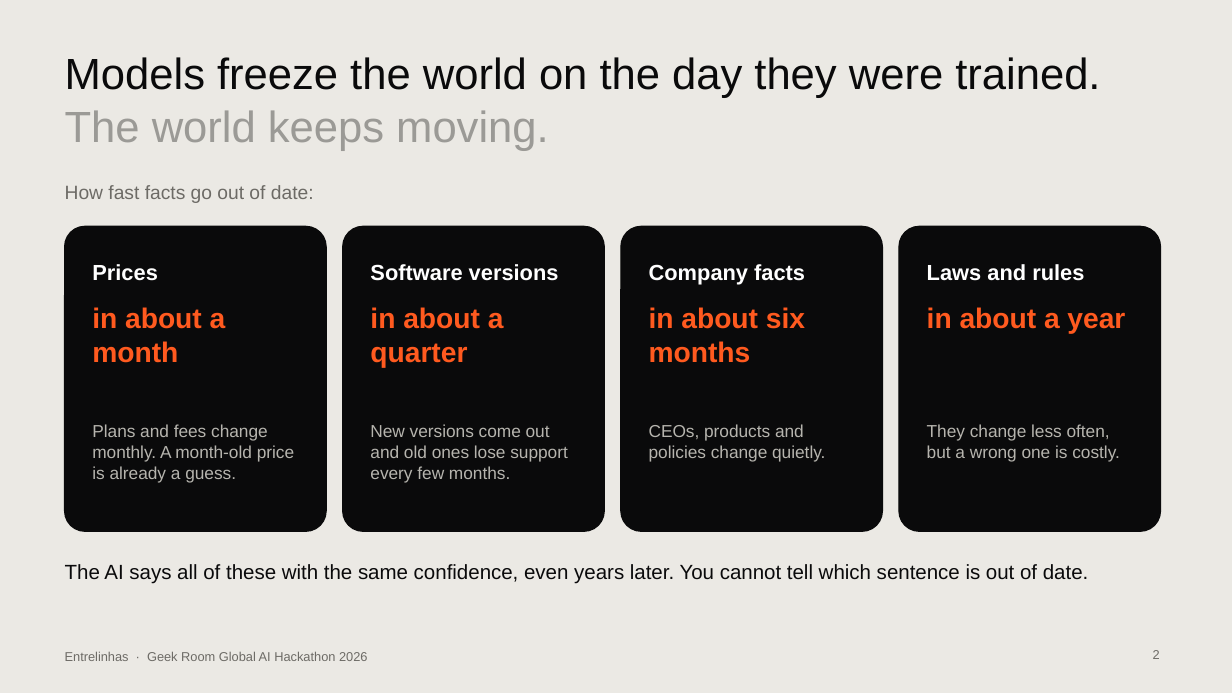
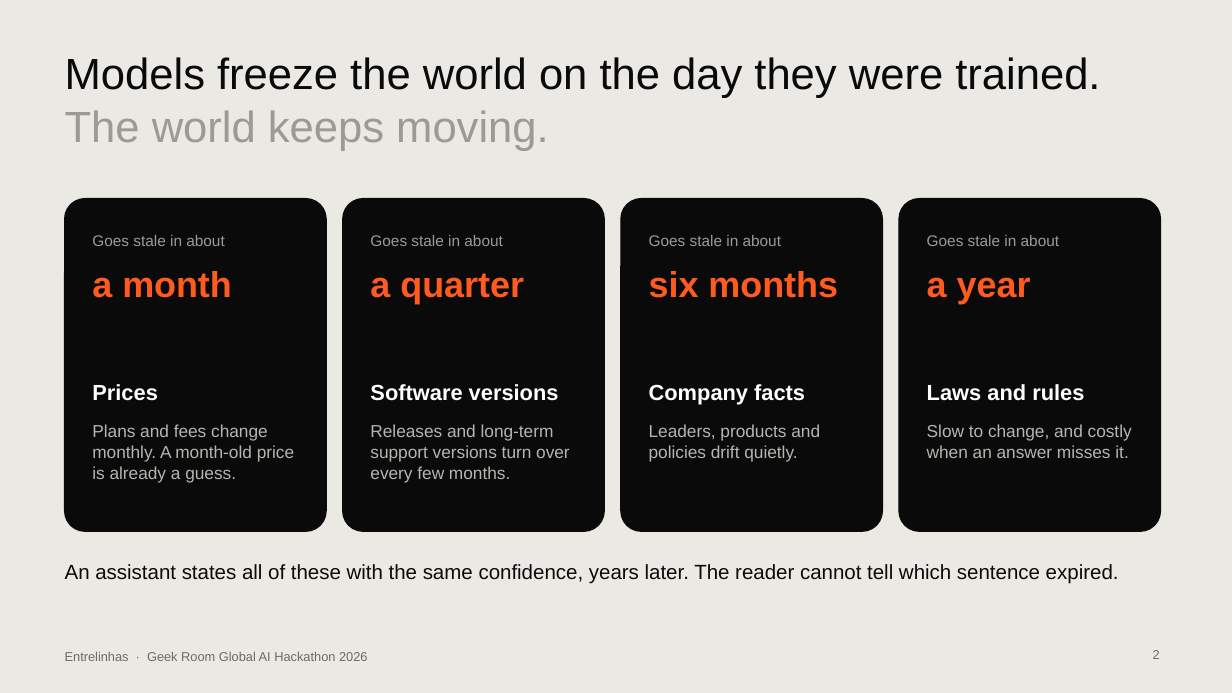
Before and after one commit to contatoalicecandido-lab/entrelinhas, a slide deck: slide 2 of submission/Entrelinhas_Pitch_Deck.pptx. Drawn at 1232x693 pixels with LibreOffice and Linux fonts; fonts in the diff are those of the drawing. Boxes give left, top, right and bottom in pixels: in the first picture for what was removed or moved away, otherwise in the second. Text is boxed around its words. In the diff, an @@ line names an element or a change of style, - is before the commit and + after.

```diff
--- a/submission/Entrelinhas_Pitch_Deck.pptx
+++ b/submission/Entrelinhas_Pitch_Deck.pptx
@@ rounded rectangle: place and size @@
-rounded rectangle at <box>65,226,326,531</box>
+rounded rectangle at <box>65,199,326,531</box>
@@ text removed at <box>65,185,314,203</box> @@
-How fast facts go out of date:
@@ rounded rectangle: place and size @@
-rounded rectangle at <box>343,226,604,531</box>
+rounded rectangle at <box>343,199,604,531</box>
@@ rounded rectangle: place and size @@
-rounded rectangle at <box>621,226,883,531</box>
+rounded rectangle at <box>621,199,883,531</box>
@@ rounded rectangle: place and size @@
-rounded rectangle at <box>899,226,1161,531</box>
+rounded rectangle at <box>899,199,1161,531</box>
@@ text added at <box>92,235,224,246</box>, 12 pt, text #9B9A96 @@
+Goes stale in about
@@ text added at <box>370,235,502,246</box>, 12 pt, text #9B9A96 @@
+Goes stale in about
@@ text at <box>649,235,781,246</box>: text changed; size 22 to 12 pt; text colour #FF5A1F to #9B9A96; bold off @@
-in about six months
+Goes stale in about
@@ text added at <box>927,235,1059,246</box>, 12 pt, text #9B9A96 @@
+Goes stale in about
@@ text at <box>92,271,232,298</box>: text changed; size 22 to 28 pt @@
-in about a month
+a month
@@ text at <box>370,273,524,304</box>: text changed; size 22 to 28 pt @@
-in about a quarter
+a quarter
@@ text added at <box>649,271,838,298</box>, 28 pt, text #FF5A1F, bold @@
+six months
@@ text at <box>927,277,1031,304</box>: text changed; size 22 to 28 pt @@
-in about a year
+a year
@@ 4 texts: place and size @@
-4 texts at <box>92,264,1084,285</box>
+4 texts at <box>92,384,1084,405</box>
@@ text at <box>370,424,570,483</box>: text changed @@
-New versions come out and old ones lose support every few months.
+Releases and long-term support versions turn over every few months.
@@ text at <box>649,424,820,462</box>: text changed @@
-CEOs, products and policies change quietly.
+Leaders, products and policies drift quietly.
@@ text at <box>927,424,1132,458</box>: text changed @@
-They change less often, but a wrong one is costly.
+Slow to change, and costly when an answer misses it.
@@ text at <box>65,564,1119,584</box>: text changed @@
-The AI says all of these with the same confidence, even years later. You cannot tell which sentence is out of date.
+An assistant states all of these with the same confidence, years later. The reader cannot tell which sentence expired.
```
Also in this commit, not shown: 13 other slides changed, 1 slide added, 1 slide removed, 2 other files.
